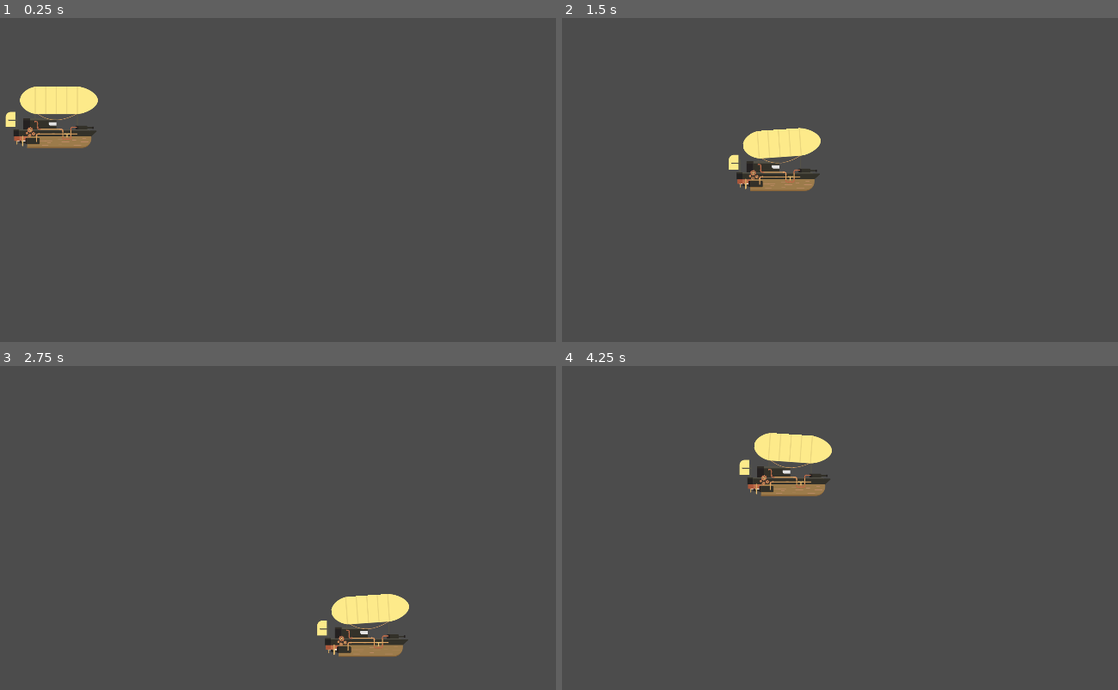
Above: before the commit, frames 1-4 (two rows, left to right).
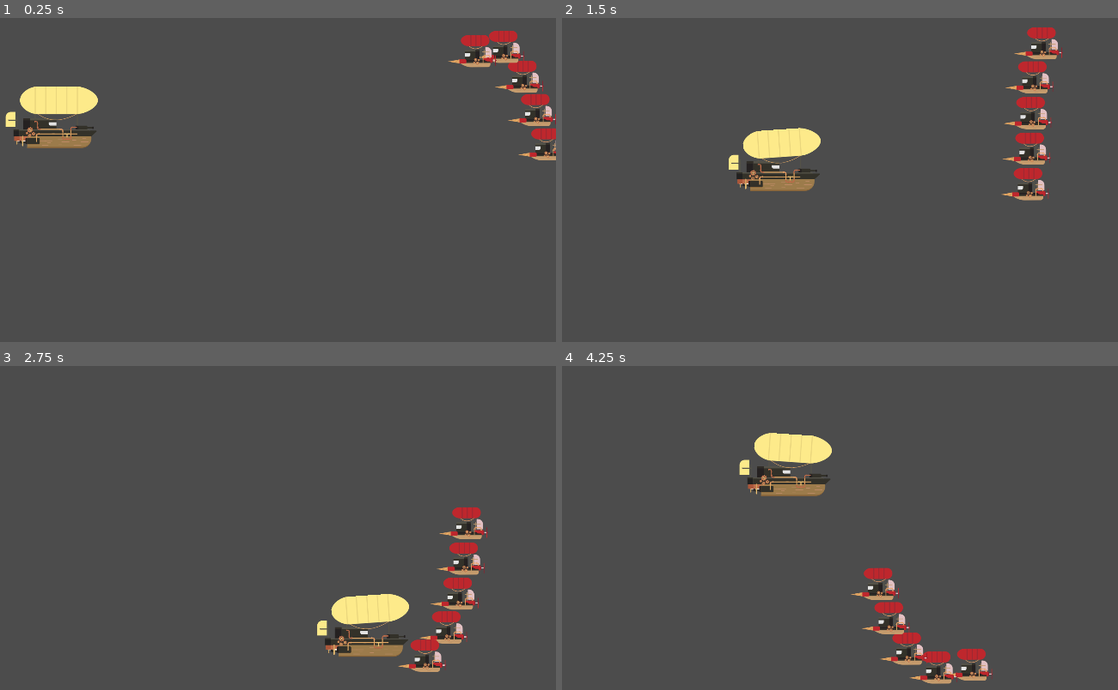
Above: after the commit, the same moments.

Repository: danielmiranda0099/godot_plz_shootEmUp
Game: Godot game, scene res://Scenes/Nivel 1.tscn
Same seed, same stepped clock (60 frames per second), same inputs: the game is played once before the commit and once after it.
Inputs:
- Up to frame 1 (0.25 s): no input
- Up to frame 2 (1.5 s): hold D (move_right) 0.53-1.28 s; hold S (move_down) from 1.28 s (still down)
- Up to frame 3 (2.75 s): release S (move_down) at 2.03 s; hold D (move_right) from 2.03 s (still down)
- Up to frame 4 (4.25 s): release D (move_right) at 2.78 s; hold W (move_up) 2.78-3.53 s; hold A (move_left) from 3.53 s (still down)

The runs differ from the first frame. In frame 1, 2.1% of the frame differs, in the area x 80-100%, y 3-44%; in frame 2, 2.2%, in the area x 78-91%, y 2-57%; in frame 3, 2.2%; in frame 4, 2.2%.

Commit message:
[ADD] Movement Group of Enemy ships

Diff:
--- /dev/null
+++ b/Scenes/GrupoEnemigos.tscn
@@ -0,0 +1,159 @@
+[gd_scene load_steps=11 format=2]
+
+[ext_resource path="res://Assets/enemigos/enemigo1.png" type="Texture" id=1]
+[ext_resource path="res://Scripts/GrupoEnemigos.gd" type="Script" id=2]
+
+[sub_resource type="Curve2D" id=1]
+_data = {
+"points": PoolVector2Array( 0, 0, 0, 0, 1898.59, 487.606, 105.946, -29.665, -105.946, 29.665, 1709.68, 123.172, 312.765, -31.3029, -312.765, 31.3029, 1454.12, 908.267, 0, 0, 0, 0, 1214.42, 125.679, 0, 0, 0, 0, 1022.35, 892.393, 273.881, -42.6536, -273.881, 42.6536, 766.774, 128.854, 273.881, -51.6332, -273.881, 51.6332, 450.881, 898.743, 0, 0, 0, 0, 1.54211, 123.257, 0, 0, 0, 0, -252.409, 821.201 )
+}
+
+[sub_resource type="AtlasTexture" id=2]
+flags = 4
+atlas = ExtResource( 1 )
+region = Rect2( 0, 0, 156, 110 )
+
+[sub_resource type="AtlasTexture" id=3]
+flags = 4
+atlas = ExtResource( 1 )
+region = Rect2( 156, 0, 156, 110 )
+
+[sub_resource type="AtlasTexture" id=4]
+flags = 4
+atlas = ExtResource( 1 )
+region = Rect2( 312, 0, 156, 110 )
+
+[sub_resource type="AtlasTexture" id=5]
+flags = 4
+atlas = ExtResource( 1 )
+region = Rect2( 468, 0, 156, 110 )
+
+[sub_resource type="AtlasTexture" id=6]
+flags = 4
+atlas = ExtResource( 1 )
+region = Rect2( 624, 0, 156, 110 )
+
+[sub_resource type="SpriteFrames" id=7]
+animations = [ {
+"frames": [ SubResource( 2 ), SubResource( 3 ), SubResource( 4 ), SubResource( 5 ), SubResource( 6 ) ],
+"loop": true,
+"name": "Idle",
+"speed": 18.0
+} ]
+
+[sub_resource type="CapsuleShape2D" id=8]
+radius = 39.5431
+height = 43.2143
+
+[node name="GrupoEnemigos" type="Path2D"]
+position = Vector2( 1.68176, 0 )
+curve = SubResource( 1 )
+script = ExtResource( 2 )
+
+[node name="PathFollow2D" type="PathFollow2D" parent="."]
+position = Vector2( 1898.59, 487.606 )
+rotation = -1.78406
+rotate = false
+loop = false
+
+[node name="Enemigo" type="Area2D" parent="PathFollow2D"]
+position = Vector2( 0.923828, 0.200073 )
+rotation = 1.78024
+
+[node name="AnimatedSprite" type="AnimatedSprite" parent="PathFollow2D/Enemigo"]
+frames = SubResource( 7 )
+animation = "Idle"
+frame = 1
+playing = true
+
+[node name="CollisionShape2D" type="CollisionShape2D" parent="PathFollow2D/Enemigo"]
+position = Vector2( 7.07907, 0.943871 )
+rotation = -1.5708
+shape = SubResource( 8 )
+
+[node name="PathFollow2D2" type="PathFollow2D" parent="."]
+position = Vector2( 1874.31, 390.628 )
+rotation = -1.78406
+offset = 100.0
+rotate = false
+loop = false
+
+[node name="Enemigo" type="Area2D" parent="PathFollow2D2"]
+position = Vector2( 0.923828, 0.200073 )
+rotation = 1.78024
+
+[node name="AnimatedSprite" type="AnimatedSprite" parent="PathFollow2D2/Enemigo"]
+frames = SubResource( 7 )
+animation = "Idle"
+playing = true
+
+[node name="CollisionShape2D" type="CollisionShape2D" parent="PathFollow2D2/Enemigo"]
+position = Vector2( 7.07907, 0.943871 )
+rotation = -1.5708
+shape = SubResource( 8 )
+
+[node name="PathFollow2D3" type="PathFollow2D" parent="."]
+position = Vector2( 1844.19, 295.182 )
+rotation = -1.78406
+offset = 200.0
+rotate = false
+loop = false
+
+[node name="Enemigo" type="Area2D" parent="PathFollow2D3"]
+position = Vector2( 0.923828, 0.200073 )
+rotation = 1.78024
+
+[node name="AnimatedSprite" type="AnimatedSprite" parent="PathFollow2D3/Enemigo"]
+frames = SubResource( 7 )
+animation = "Idle"
+frame = 4
+playing = true
+
+[node name="CollisionShape2D" type="CollisionShape2D" parent="PathFollow2D3/Enemigo"]
+position = Vector2( 7.07907, 0.943871 )
+rotation = -1.5708
+shape = SubResource( 8 )
+
+[node name="PathFollow2D4" type="PathFollow2D" parent="."]
+position = Vector2( 1805.06, 203.154 )
+rotation = -1.78406
+offset = 300.0
+rotate = false
+loop = false
+
+[node name="Enemigo" type="Area2D" parent="PathFollow2D4"]
+position = Vector2( 0.923828, 0.200073 )
+rotation = 1.78024
+
+[node name="AnimatedSprite" type="AnimatedSprite" parent="PathFollow2D4/Enemigo"]
+frames = SubResource( 7 )
+animation = "Idle"
+frame = 4
+playing = true
+
+[node name="CollisionShape2D" type="CollisionShape2D" parent="PathFollow2D4/Enemigo"]
+position = Vector2( 7.07907, 0.943871 )
+rotation = -1.5708
+shape = SubResource( 8 )
+
+[node name="PathFollow2D5" type="PathFollow2D" parent="."]
+position = Vector2( 1742.47, 127.02 )
+rotation = -1.78406
+offset = 400.0
+rotate = false
+loop = false
+
+[node name="Enemigo" type="Area2D" parent="PathFollow2D5"]
+position = Vector2( 0.923828, 0.200073 )
+rotation = 1.78024
+
+[node name="AnimatedSprite" type="AnimatedSprite" parent="PathFollow2D5/Enemigo"]
+frames = SubResource( 7 )
+animation = "Idle"
+frame = 3
+playing = true
+
+[node name="CollisionShape2D" type="CollisionShape2D" parent="PathFollow2D5/Enemigo"]
+position = Vector2( 7.07907, 0.943871 )
+rotation = -1.5708
+shape = SubResource( 8 )
--- a/Scenes/Nivel 1.tscn
+++ b/Scenes/Nivel 1.tscn
@@ -1,7 +1,10 @@
-[gd_scene load_steps=2 format=2]
+[gd_scene load_steps=3 format=2]
 
 [ext_resource path="res://Scenes/Personaje.tscn" type="PackedScene" id=1]
+[ext_resource path="res://Scenes/GrupoEnemigos.tscn" type="PackedScene" id=2]
 
 [node name="Nivel 1" type="Node2D"]
 
 [node name="Personaje" parent="." instance=ExtResource( 1 )]
+
+[node name="GrupoEnemigos" parent="." instance=ExtResource( 2 )]
--- /dev/null
+++ b/Scripts/GrupoEnemigos.gd
@@ -0,0 +1,12 @@
+extends Path2D
+
+export (float) var speed = 300
+
+var recorridos
+
+func _ready():
+	recorridos = get_children()
+
+func _physics_process(delta):
+	for recorrido in recorridos:
+		recorrido.offset += speed*delta
